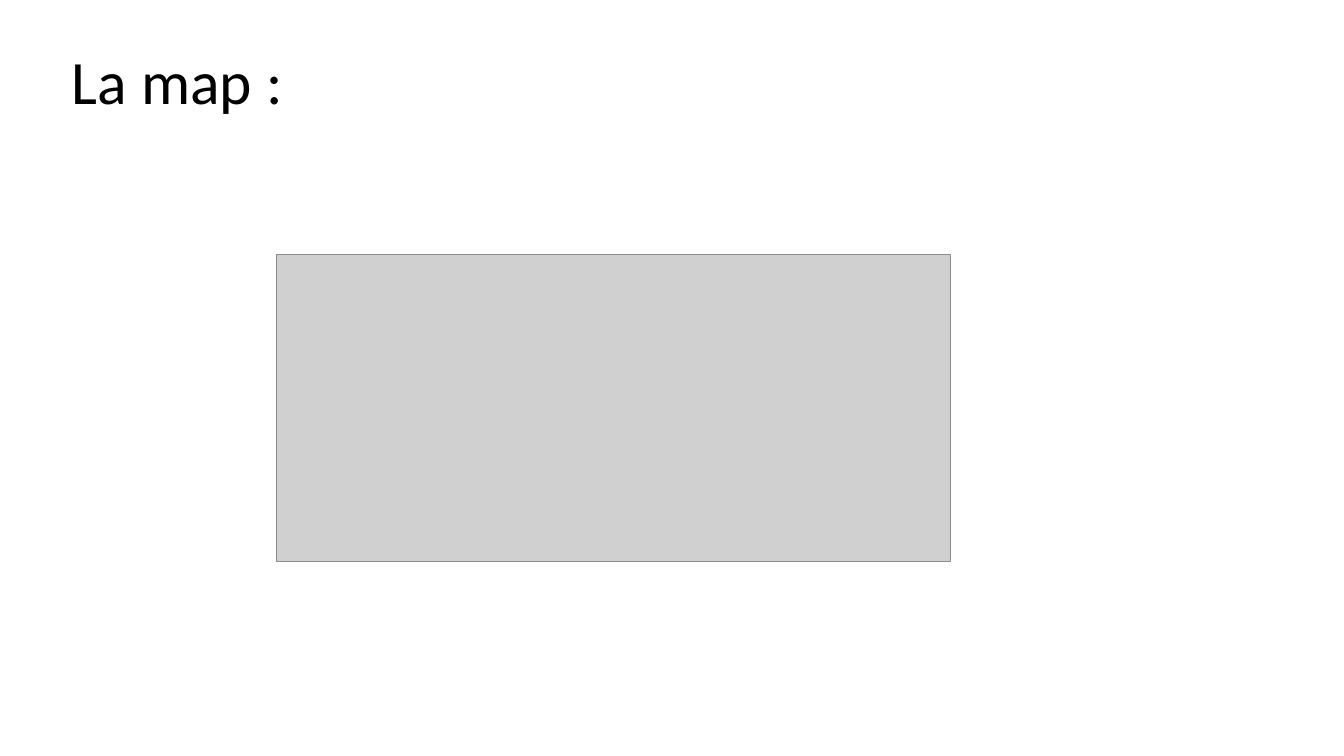
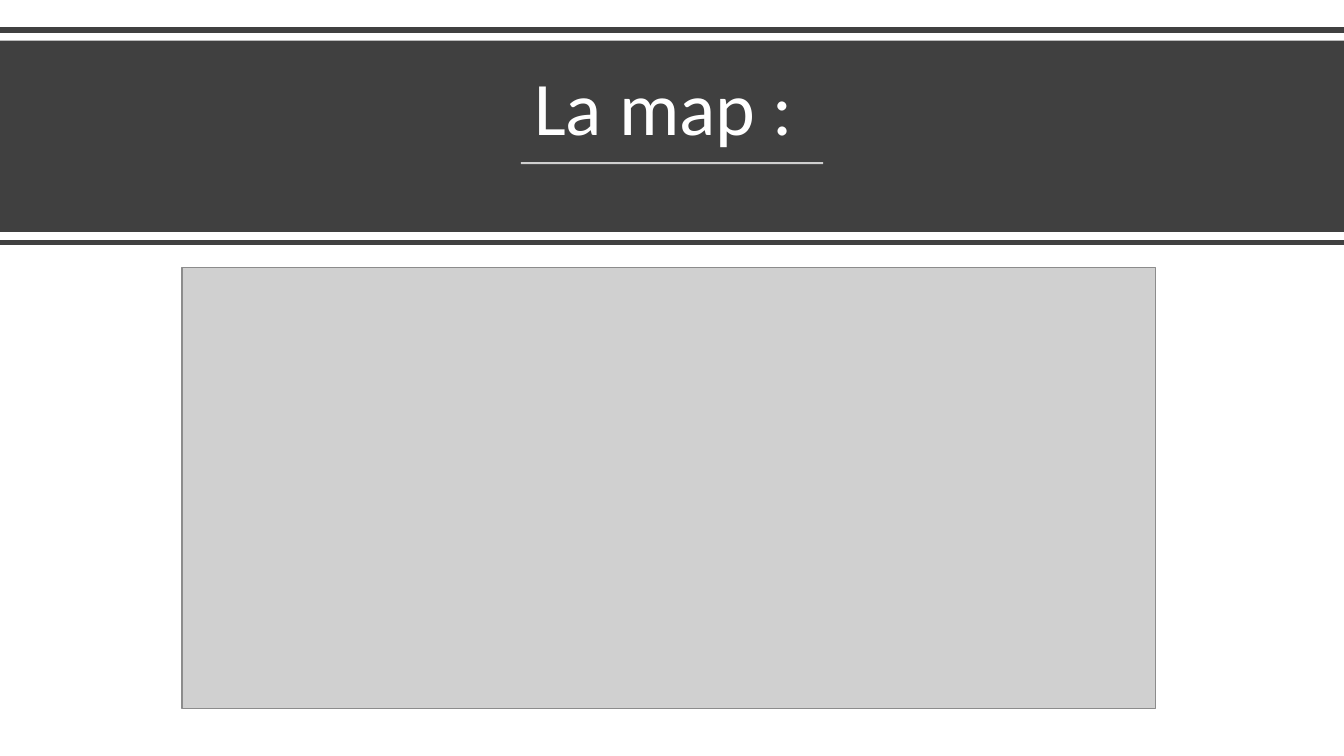
Before and after one commit to s3ite/Just-Wood, a slide deck: slide 2 of La map.pptx (slide 1 before the commit). Drawn at 1344x756 pixels with LibreOffice and Linux fonts; fonts in the diff are those of the drawing; grey boxes stand for pictures. Boxes give left, top, right and bottom in pixels: in the first picture for what was removed or moved away, otherwise in the second. Text is boxed around its words. In the diff, an @@ line names an element or a change of style, - is before the commit and + after.

```diff
--- a/La map.pptx
+++ b/La map.pptx
@@ line added from (0, 30) to (1344, 30), #404040 4 pt @@
@@ rectangle added at [0, 40, 1344, 232], fill #404040 @@
@@ title "La map :": place and size @@
-title "La map :" at [72, 64, 252, 114]
+title "La map :" at [534, 86, 755, 147]
@@ title "La map :" at [534, 86, 755, 147]: size 44 to 54 pt, text colour #000000 to #FFFFFF; alignment left to centre; vertical alignment middle to bottom @@
@@ line added from (521, 163) to (824, 163), #FFFFFF 1.5 pt @@
@@ line added from (0, 243) to (1344, 243), #404040 4 pt @@
@@ picture: place and size @@
-picture at [276, 254, 951, 562]
+picture at [182, 267, 1156, 708]
```
Also in this commit, not shown: 5 slides added, 4 slides removed, 1 other file.
